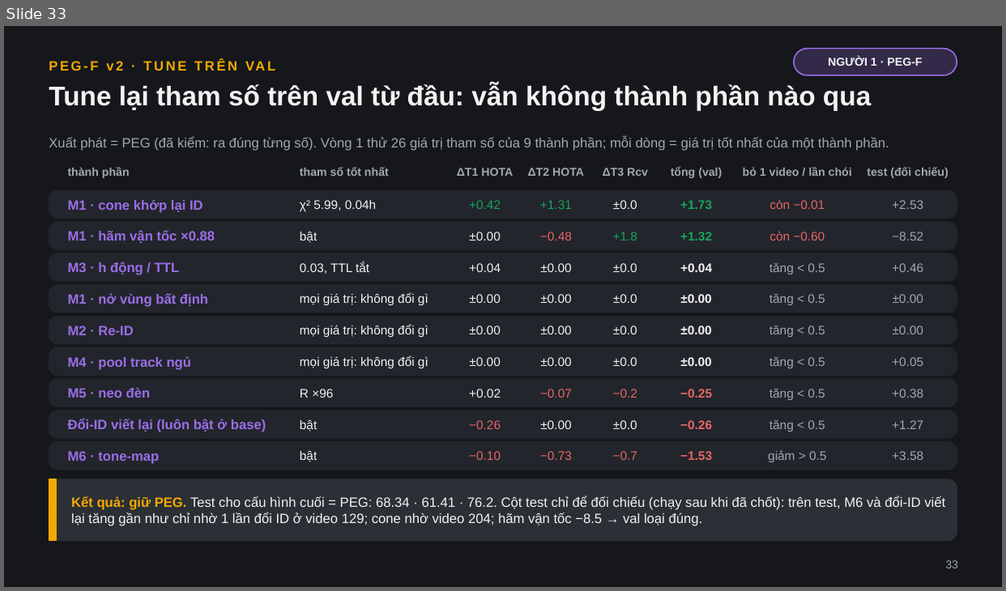
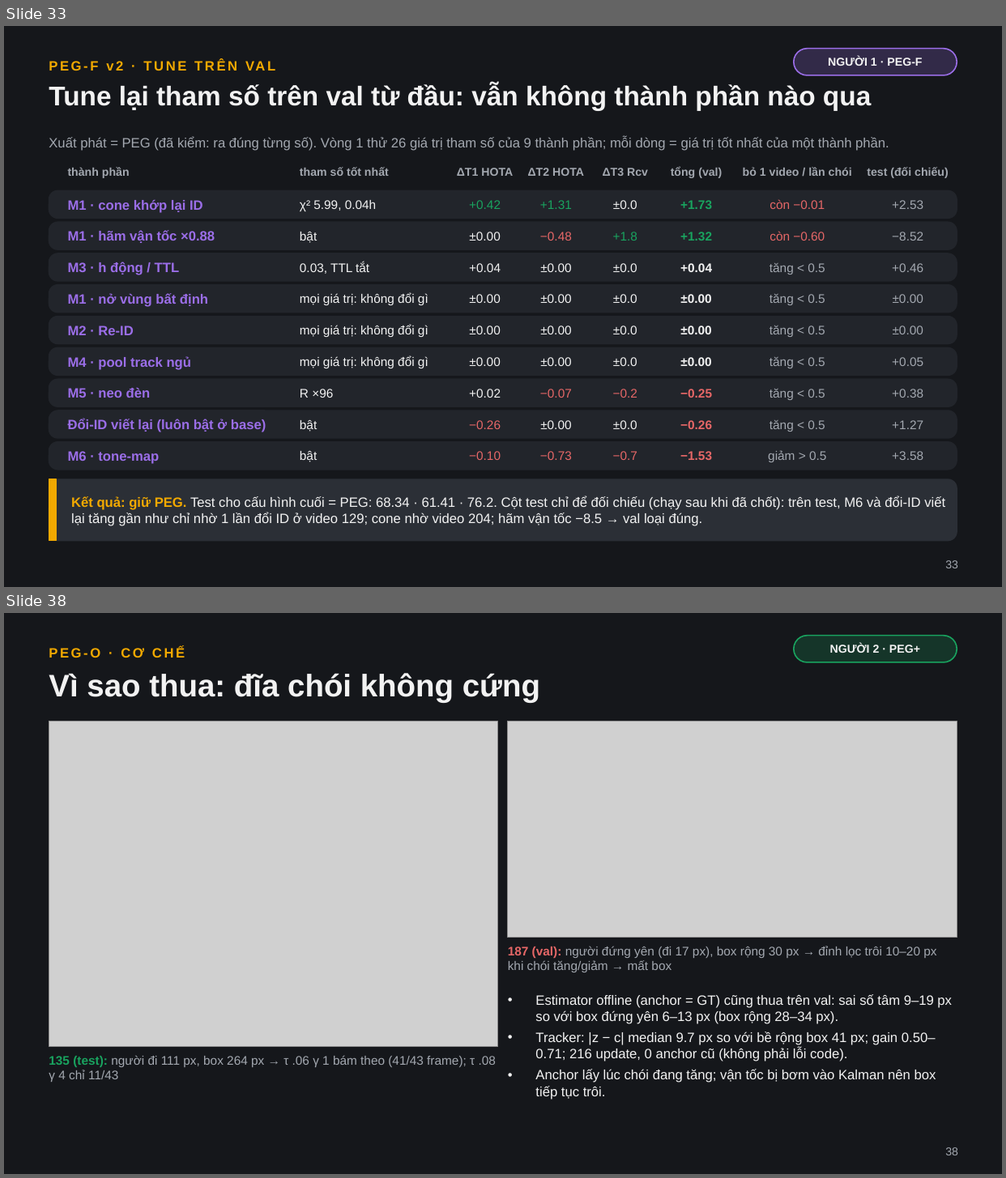
Before and after one commit to kain205/PEG, a slide deck: results/peg_f/PEG_F.pptx. Shown one above the other, each under a label of ours: slide 33 before the commit, slides 33 and 38 after it; the slides between them are not shown. The pictures are 1006x591 and 1006x1178 pixels, drawn with LibreOffice and Linux fonts; fonts in the diff are those of the drawing; grey boxes stand for pictures. Boxes give left, top, right and bottom in pixels: in the first picture for what was removed or moved away, otherwise in the second. Text is boxed around its words. In the diff, an @@ line names an element or a change of style, - is before the commit and + after.

```diff
--- a/results/peg_f/PEG_F.pptx
+++ b/results/peg_f/PEG_F.pptx
@@ slide 38 added at (x1=4, y1=613, x2=1002, y2=1174), background #15171B @@
@@ rounded rectangle added at (x1=794, y1=636, x2=957, y2=662), fill #19A35F at 22% opacity, outline #19A35F 1.25 pt @@
@@ text added at (x1=49, y1=646, x2=185, y2=658), 13 pt, text #F2A900, bold @@
+PEG-O · CƠ CHẾ
@@ text added at (x1=830, y1=644, x2=920, y2=653), 11 pt, text #F2F2F2, bold @@
+NGƯỜI 2 · PEG+
@@ text added at (x1=49, y1=673, x2=540, y2=702), 30 pt, text #F2F2F2, bold @@
+Vì sao thua: đĩa chói không cứng
@@ picture added at (x1=49, y1=722, x2=498, y2=1046) @@
@@ picture added at (x1=508, y1=722, x2=957, y2=938) @@
@@ text added at (x1=508, y1=946, x2=936, y2=973), 12 pt, text #A3A8B0 @@
+187 (val): người đứng yên (đi 17 px), box rộng 30 px → đỉnh lọc trôi 10–20 px khi chói tăng/giảm → mất box
@@ text added at (x1=535, y1=995, x2=952, y2=1100), 13 pt, text #F2F2F2 @@
+• Estimator offline (anchor = GT) cũng thua trên val: sai số tâm 9–19 px so với box đứng yên 6–13 px (box rộng 28–34 px).
+• Tracker: |z − c| median 9.7 px so với bề rộng box 41 px; gain 0.50–0.71; 216 update, 0 anchor cũ (không phải lỗi code).
+• Anchor lấy lúc chói đang tăng; vận tốc bị bơm vào Kalman nên box tiếp tục trôi.
@@ text added at (x1=49, y1=1055, x2=496, y2=1082), 12 pt, text #A3A8B0 @@
+135 (test): người đi 111 px, box 264 px → τ .06 γ 1 bám theo (41/43 frame); τ .08 γ 4 chỉ 11/43
@@ text added at (x1=945, y1=1148, x2=958, y2=1156), 11 pt, text #A3A8B0 @@
+38
```
Also in this commit, not shown: 4 slides changed, 2 other slides added, 44 other files.
